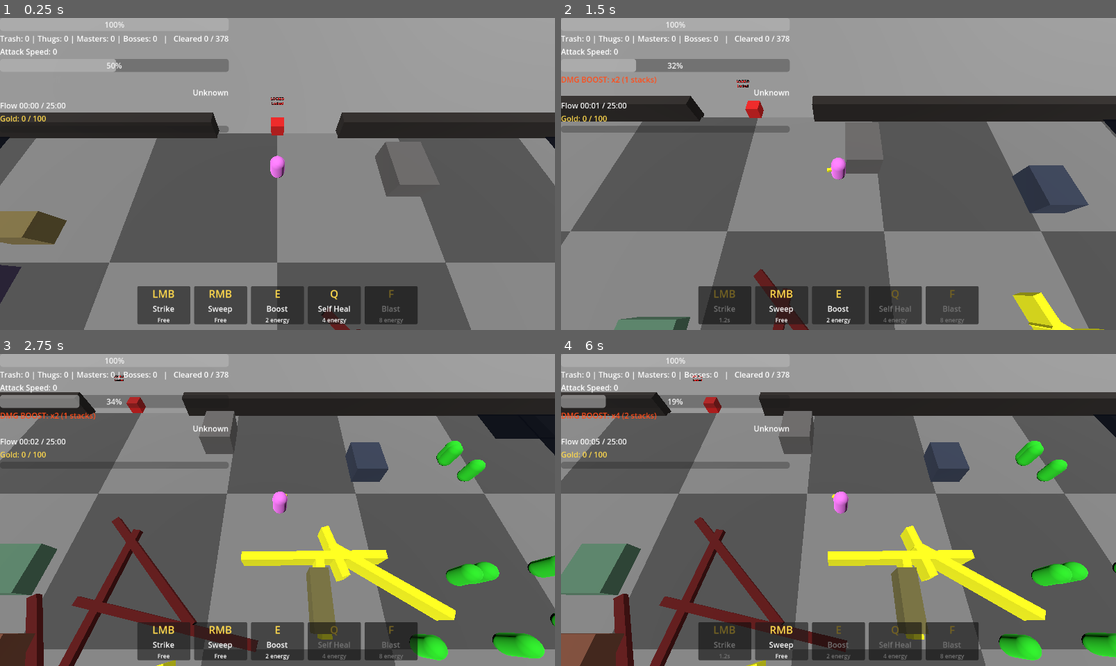
Above: before the commit, frames 1-4 (two rows, left to right).
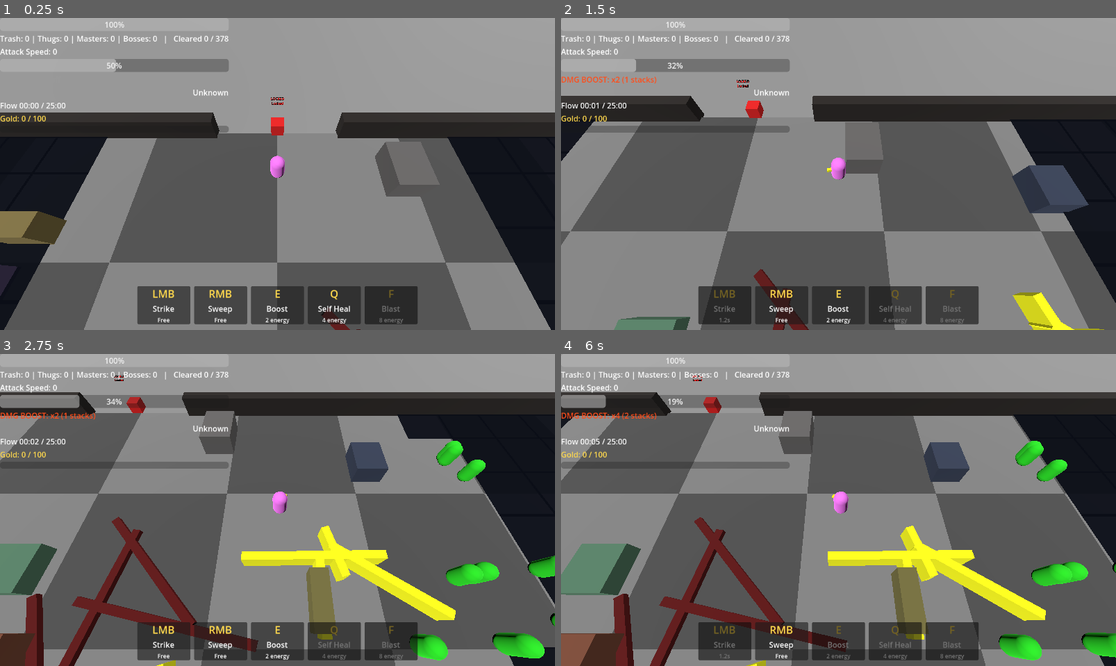
Above: after the commit, the same moments.

Repository: Zietgeist/Exultation
Game: Godot game, scene res://ZoneBase.tscn
Two runs of this game, one before a commit and one after it. Both use one fixed random seed, a clock stepped at 60 frames per second and the inputs below. This scene is started directly instead of the project's main scene.
Inputs (mouse positions are in pixels of both pictures, inside the frame that each line leads up to):
- Up to frame 1 (0.25 s): no input
- Up to frame 2 (1.5 s): tap Enter at 0.5 s; move the mouse to (960, 158) at 0.52 s; hold Right (ui_right) 0.53-1.28 s; tap E at 0.6 s; click (960, 158) at 0.67 s; move the mouse to (727, 189) at 1.27 s; hold Down (ui_down) from 1.28 s (still down); tap Q at 1.35 s
- Up to frame 3 (2.75 s): move the mouse to (333, 441) at 2.02 s; release Down (ui_down) at 2.03 s; hold Right (ui_right) from 2.03 s (still down); tap F at 2.1 s
- Up to frame 4 (6 s): move the mouse to (810, 572) at 2.77 s; release Right (ui_right) at 2.78 s; hold Up (ui_up) 2.78-3.53 s; tap M at 2.85, 5.85 s; click (810, 572) at 2.92 s; move the mouse to (1005, 556) at 3.52 s; hold Left (ui_left) 3.53-5.03 s; tap E at 3.6 s; tap Space at 4.25 s; move the mouse to (672, 463) at 4.27 s; tap Q at 4.35 s; tap Enter at 5 s; move the mouse to (866, 510) at 5.02 s; hold Down (ui_down) 5.03-5.78 s; tap F at 5.1 s; click (866, 510) at 5.17 s; move the mouse to (755, 432) at 5.77 s; hold Right (ui_right) from 5.78 s (still down)

The runs differ from the first frame. In frame 1, 11% of the frame differs, in the area x 0-100%, y 38-100%; in frame 2, 5.3%; in frame 3, 5.9%; in frame 4, 4.3%.

Commit message:
Specials back to their original ground size; fog lifts in a smaller circle so screen edges stay unexplored
Co-Authored-By: Claude Opus 5.5 <noreply@anthropic.com>
Claude-Session: https://claude.ai/code/session_013yxoaHLvU2gzuZEUgoi9o3

Diff:
--- a/character_body_3d.gd
+++ b/character_body_3d.gd
@@ -82,7 +82,9 @@
 # Respawn
 const SPAWN_HEIGHT = 1.5	# start a little above the floor and drop onto it
 const FALL_LIMIT = -10.0	# below this, we fell out of the world
-const CAMERA_OFFSET = Vector3(0, 8, 5) * 1.5	# 1.5x farther out than before (same angle)
+const BASE_CAMERA_OFFSET = Vector3(0, 8, 5)	# the original, closer camera
+const CAMERA_ZOOM = 1.5	# camera is 1.5x farther out than the original (same angle)
+const CAMERA_OFFSET = BASE_CAMERA_OFFSET * CAMERA_ZOOM
 const RESPAWN_SAFE_TIME = 2.0	# seconds you can't be hurt after respawning
 var spawn_point = Vector3.ZERO
 var invulnerable_time = 0.0
@@ -383,7 +385,8 @@
 	var corners = [Vector2(0, 0), Vector2(size.x, 0), Vector2(size.x, size.y), Vector2(0, size.y)]
 	var pts = []
 	for c in corners:
-		var o = cam.project_ray_origin(c)
+		# Measure from where the ORIGINAL (closer) camera would be, so zooming out doesn't grow the specials
+		var o = cam.project_ray_origin(c) - (CAMERA_OFFSET - BASE_CAMERA_OFFSET)
 		var d = cam.project_ray_normal(c)
 		if d.y >= -0.01:
 			ErrorLog.warn("special_radius: a screen corner doesn't hit the ground; using 10")
--- a/fog_of_war.gd
+++ b/fog_of_war.gd
@@ -4,7 +4,7 @@
 ## It lifts as you explore and stays lifted for the rest of the play session.
 
 const CELL = 4.0		# size of one fog square
-const REVEAL_RADIUS = 24.0	# how far around you the fog lifts (grew with the camera zoom-out)
+const REVEAL_RADIUS = 16.0	# how far around you the fog lifts. Smaller than the view, so the outer ~15% of the screen stays fogged
 const HEIGHT = 0.35		# just above the floor: hides the ground, but enemies and tall things stand out of it
 const FOG_COLOR = Color(0.06, 0.07, 0.1, 0.93)
 const CHECK_EVERY = 0.15
